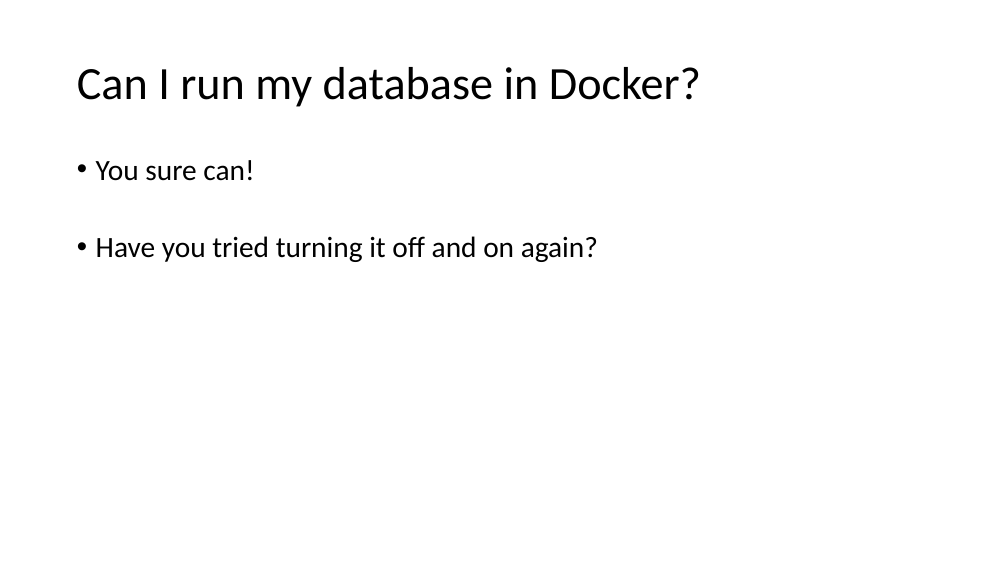
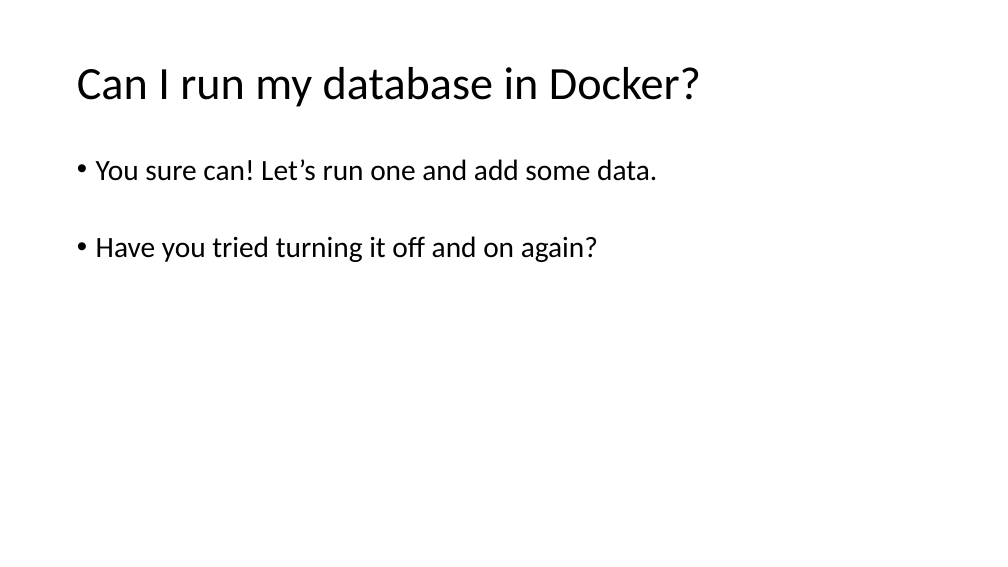
Before and after one commit to agsimeonov/docker-intro-presentation, a slide deck: slide 14 of docker-intro-presentation.pptx (slide 13 before the commit). Drawn at 1008x567 pixels with LibreOffice and Linux fonts; fonts in the diff are those of the drawing. Boxes give left, top, right and bottom in pixels: in the first picture for what was removed or moved away, otherwise in the second. Text is boxed around its words. In the diff, an @@ line names an element or a change of style, - is before the commit and + after.

```diff
--- a/docker-intro-presentation.pptx
+++ b/docker-intro-presentation.pptx
@@ text at <box>96,159,657,181</box>: text changed @@
-• You sure can!
+• You sure can! Let’s run one and add some data.
```
Also in this commit, not shown: 8 other slides changed, 3 slides added, 2 other files.
